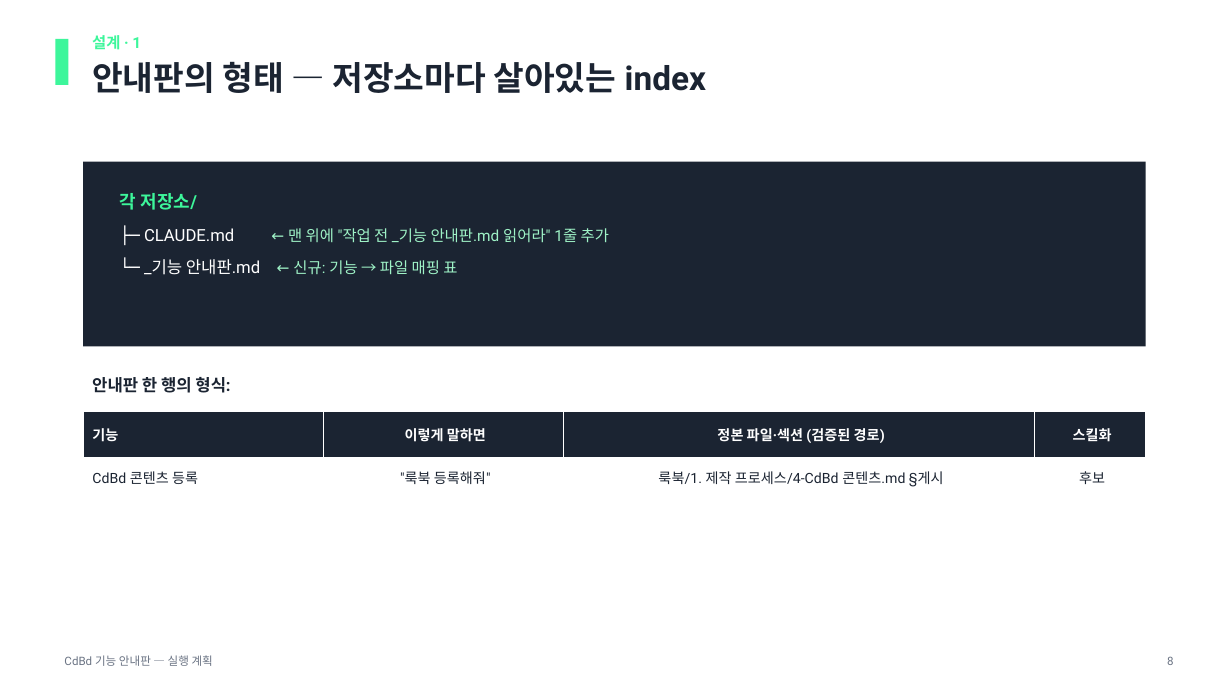
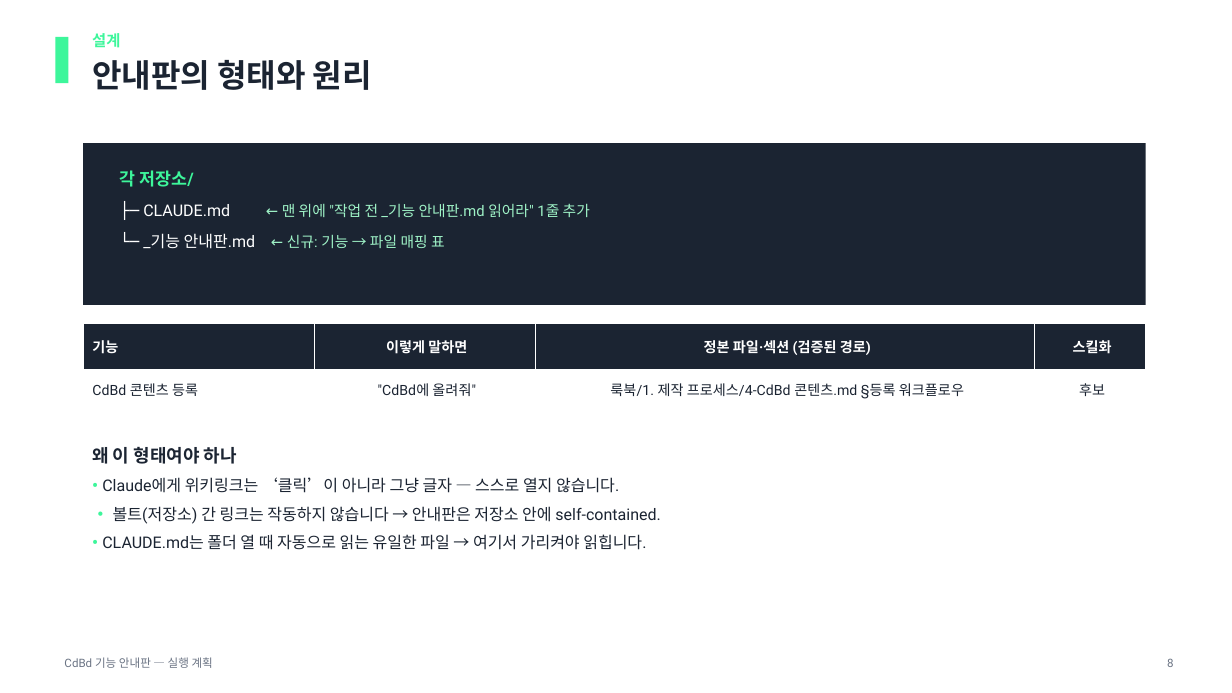
Before and after one commit to CdBd-in/design, a slide deck: slide 8 of _기능 안내판 실행 계획.pptx. Drawn at 1232x693 pixels with LibreOffice and Linux fonts; fonts in the diff are those of the drawing. Boxes give left, top, right and bottom in pixels: in the first picture for what was removed or moved away, otherwise in the second. Text is boxed around its words. In the diff, an @@ line names an element or a change of style, - is before the commit and + after.

```diff
--- a/_기능 안내판 실행 계획.pptx
+++ b/_기능 안내판 실행 계획.pptx
@@ rectangle: place and size @@
-rectangle at (0, 0, 1232, 125)
+rectangle at (0, 0, 1232, 120)
@@ text at (92, 33, 372, 90): text changed; size 26 to 25 pt @@
-설계 · 1
-안내판의 형태 — 저장소마다 살아있는 index
+설계
+안내판의 형태와 원리
@@ rectangle: place and size @@
-rectangle at (83, 162, 1146, 347)
+rectangle at (83, 143, 1146, 305)
@@ text "각 저장소/": place and size @@
-text "각 저장소/" at (120, 193, 609, 275)
+text "각 저장소/" at (120, 170, 590, 249)
@@ text "각 저장소/" at (120, 170, 590, 249): size 14 to 13.5 pt in "각 저장소/"; size 13 to 12.5 pt in "├─ CLAUDE.md", "└─ _기능 안내판.md"; size 12 to 11.5 pt in "← 맨 위에 "작업 전 _기능 안내판.md ...", "← 신규: 기능 → 파일 매핑 표"; line spacing 1.25 to 1.22 @@
@@ table at (83, 323, 1146, 409) @@
@@ row 2, column 2: ""룩북 등록해줘"" to ""CdBd에 올려줘"" @@
-row 2, column 3: 룩북/1. 제작 프로세스/4-CdBd 콘텐츠.md §게시
+row 2, column 3: 룩북/1. 제작 프로세스/4-CdBd 콘텐츠.md §등록 워크플로우
@@ table: place and size @@
-table at (83, 411, 1146, 496)
+table at (83, 323, 1146, 409)
@@ text removed at (92, 377, 230, 393) @@
-안내판 한 행의 형식:
@@ text added at (92, 447, 660, 550), 12.5 pt, text #1B2432 @@
+왜 이 형태여야 하나
+• Claude에게 위키링크는 ‘클릭’이 아니라 그냥 글자 — 스스로 열지 않습니다.
+• 볼트(저장소) 간 링크는 작동하지 않습니다 → 안내판은 저장소 안에 self-contained.
+• CLAUDE.md는 폴더 열 때 자동으로 읽는 유일한 파일 → 여기서 가리켜야 읽힙니다.
```
Also in this commit, not shown: 8 other slides changed, 2 slides added, 3 slides removed, 1 other file.
